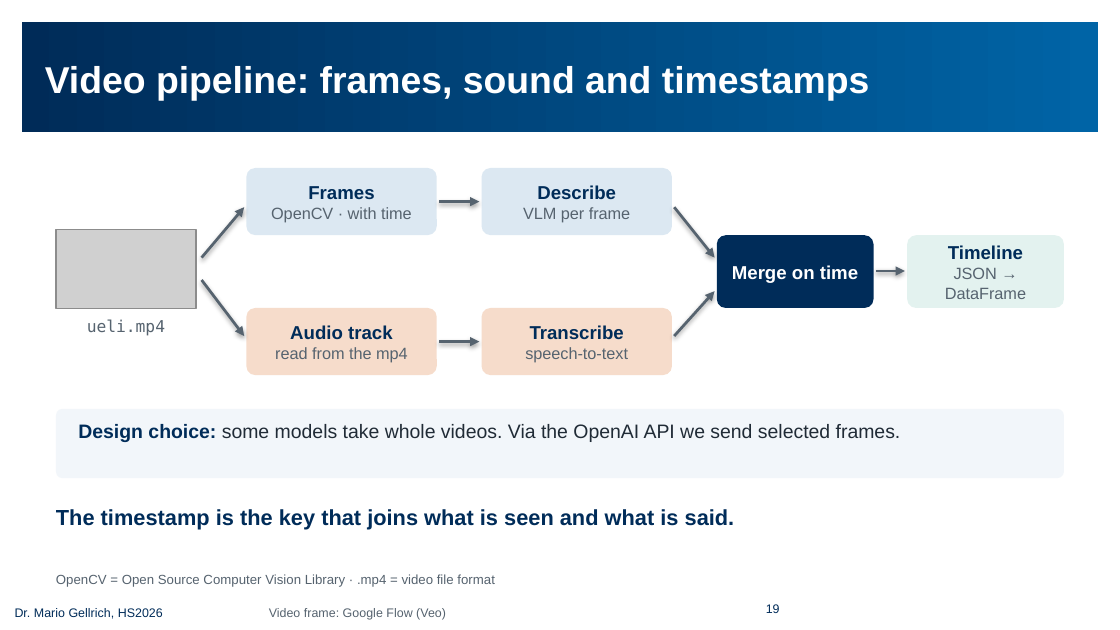
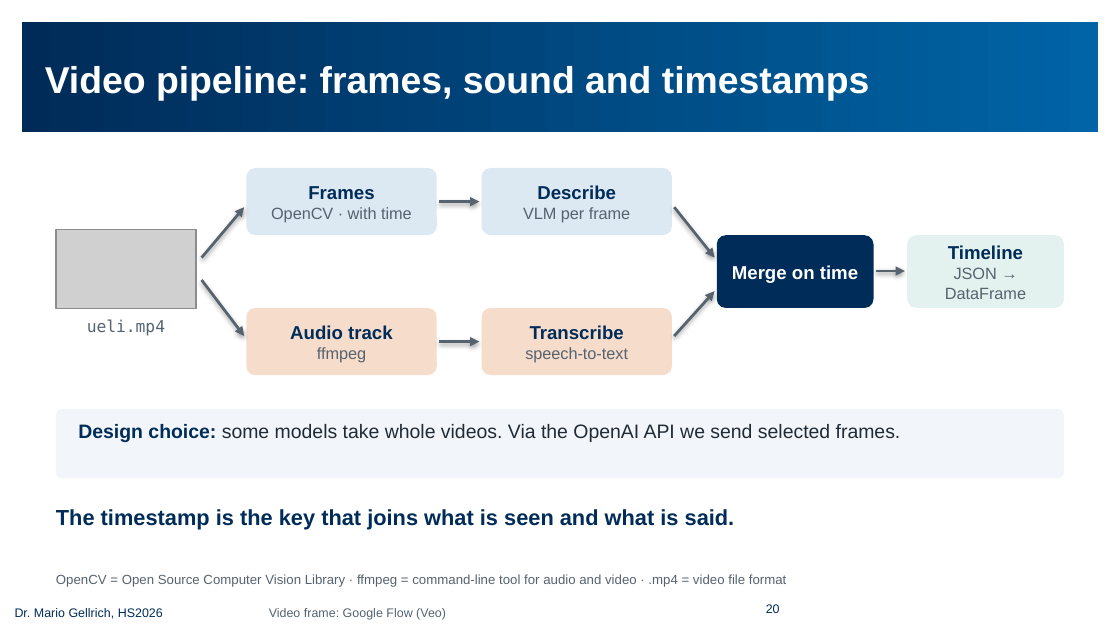
Before and after one commit to mario-gellrich-zhaw/multimodal_extraction_generation, a slide deck: slide 20 of slides/Slides_MSC_Data_Science_Week_13_EN_barrierefrei.pptx (slide 19 before the commit). Drawn at 1120x630 pixels with LibreOffice and Linux fonts; fonts in the diff are those of the drawing; grey boxes stand for pictures; background and template pictures are left out. Boxes give left, top, right and bottom in pixels: in the first picture for what was removed or moved away, otherwise in the second. Text is boxed around its words. In the diff, an @@ line names an element or a change of style, - is before the commit and + after.

```diff
--- a/slides/Slides_MSC_Data_Science_Week_13_EN_barrierefrei.pptx
+++ b/slides/Slides_MSC_Data_Science_Week_13_EN_barrierefrei.pptx
@@ text in rounded rectangle at [317,347,366,363]: text changed @@
-read from the mp4
+ffmpeg
@@ text at [56,574,787,587]: text changed @@
-OpenCV = Open Source Computer Vision Library · .mp4 = video file format
+OpenCV = Open Source Computer Vision Library · ffmpeg = command-line tool for audio and video · .mp4 = video file format
@@ text at [766,604,780,613]: text changed @@
-19
+20
```
Also in this commit, not shown: 56 other slides changed, 1 slide added, 11 other files.
